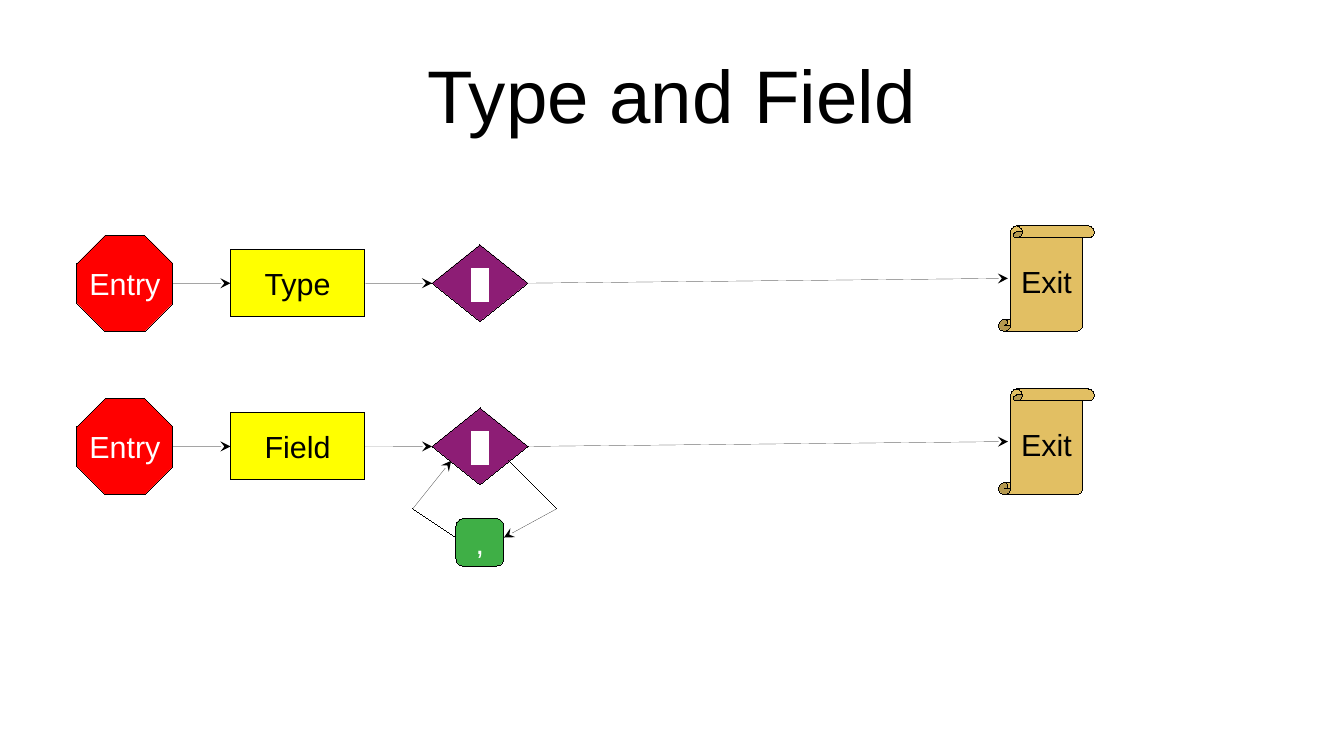
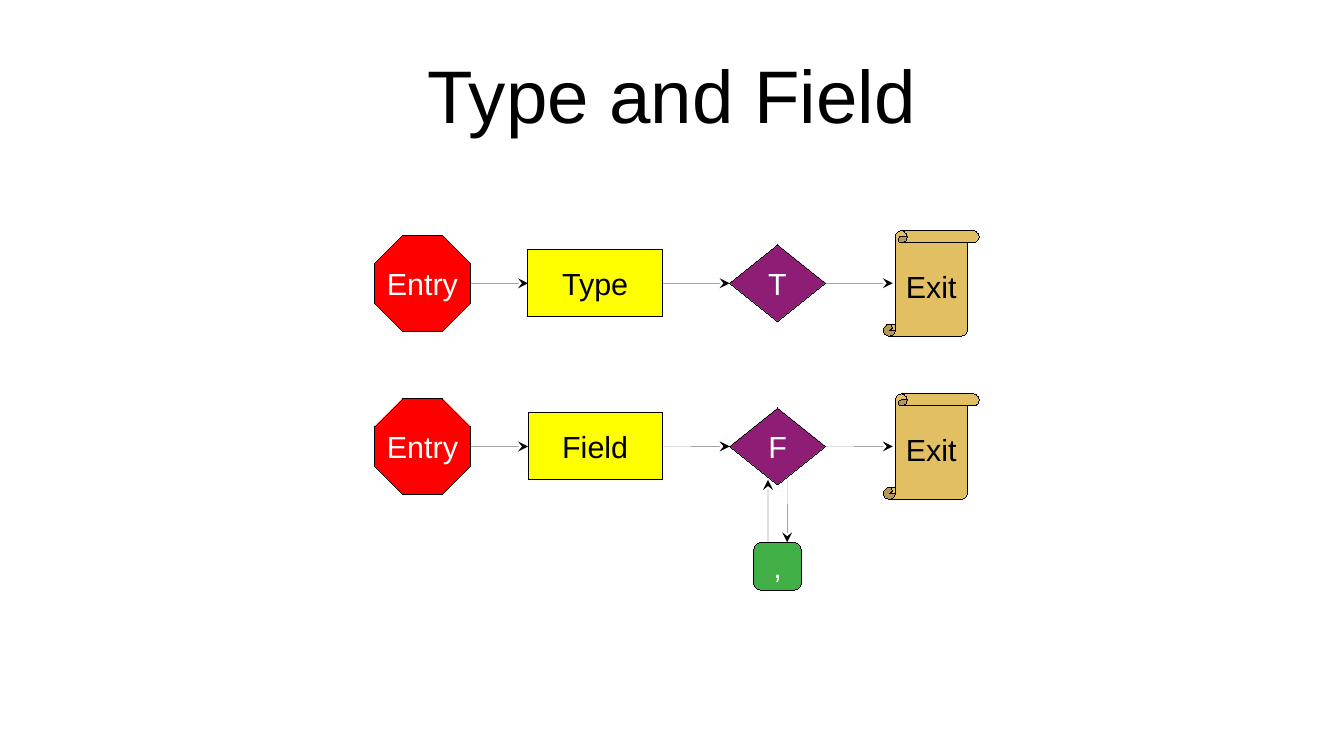
Before and after one commit to SparkFountain/BlitzBasicScript, a slide deck: slide 8 of assets/Grammar.odp (slide 5 before the commit). Drawn at 1344x756 pixels with LibreOffice and Linux fonts; fonts in the diff are those of the drawing. Boxes give left, top, right and bottom in pixels: in the first picture for what was removed or moved away, otherwise in the second. Text is boxed around its words. In the diff, an @@ line names an element or a change of style, - is before the commit and + after.

```diff
--- a/assets/Grammar.odp
+++ b/assets/Grammar.odp
@@ vertical scroll "Exit": place and size @@
-vertical scroll "Exit" at (999, 226, 1095, 332)
+vertical scroll "Exit" at (884, 231, 981, 337)
@@ diamond "T" at (729, 245, 826, 322): highlight #FFFFFF to none @@
@@ arrow moved from (365, 283) - (432, 283) to (471, 283) - (528, 283) @@
@@ arrow moved from (528, 283) - (1009, 278) to (662, 283) - (729, 283) @@
@@ arrow moved from (173, 283) - (231, 283) to (826, 283) - (893, 283) @@
@@ 2 octagons, 2 rectangles, 1 diamond: place and size @@
-2 octagons, 2 rectangles, 1 diamond at (77, 235, 528, 495)
+2 octagons, 2 rectangles, 1 diamond at (374, 235, 826, 495)
@@ diamond "F" at (731, 409, 827, 485): highlight #FFFFFF to none @@
@@ diamond "F": place and size @@
-diamond "F" at (432, 409, 528, 485)
+diamond "F" at (731, 409, 827, 485)
@@ vertical scroll "Exit": place and size @@
-vertical scroll "Exit" at (999, 389, 1095, 495)
+vertical scroll "Exit" at (884, 394, 981, 500)
@@ arrow moved from (365, 446) - (432, 446) to (471, 446) - (528, 446) @@
@@ arrow moved from (528, 446) - (1009, 441) to (662, 446) - (731, 446) @@
@@ arrow moved from (173, 446) - (231, 446) to (826, 446) - (893, 446) @@
@@ arrow removed from (413, 509) to (451, 461) @@
@@ line removed from (509, 461) to (557, 509) @@
@@ line removed from (456, 538) to (413, 509) @@
@@ arrow removed from (557, 509) to (504, 538) @@
@@ arrow added from (768, 543) to (768, 481), #000000 0 pt @@
@@ arrow added from (788, 481) to (788, 543), #000000 0 pt @@
@@ rounded rectangle ",": place and size @@
-rounded rectangle "," at (456, 518, 504, 566)
+rounded rectangle "," at (754, 543, 801, 590)
```
Also in this commit, not shown: 4 other slides changed, 9 slides added.
